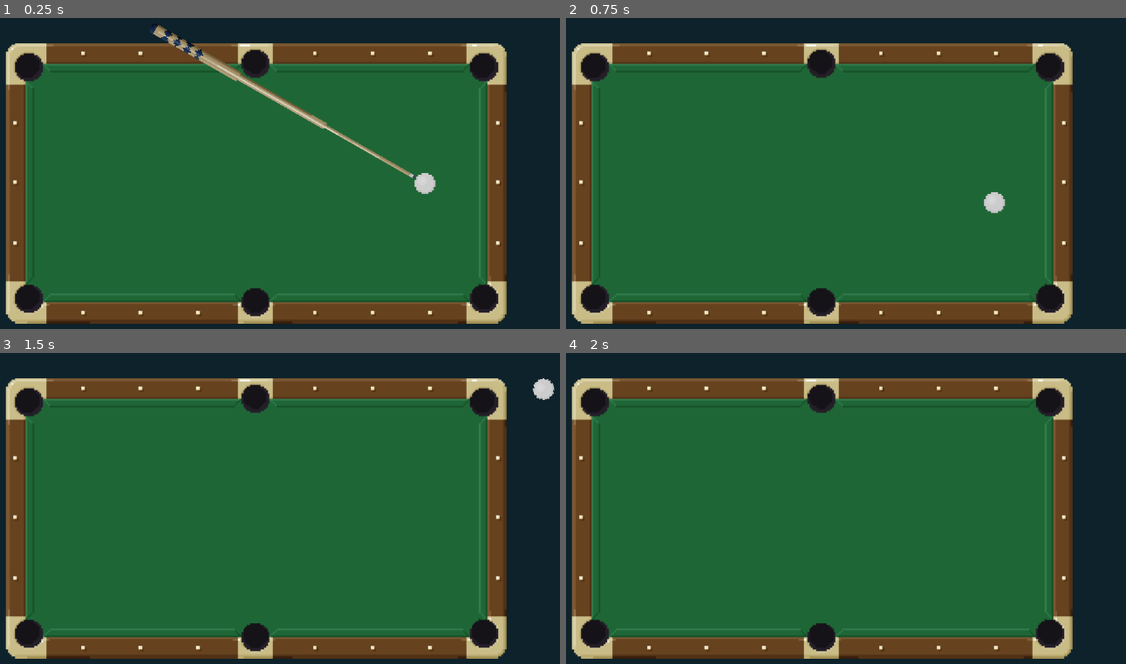
Above: before the commit, frames 1-4 (two rows, left to right).
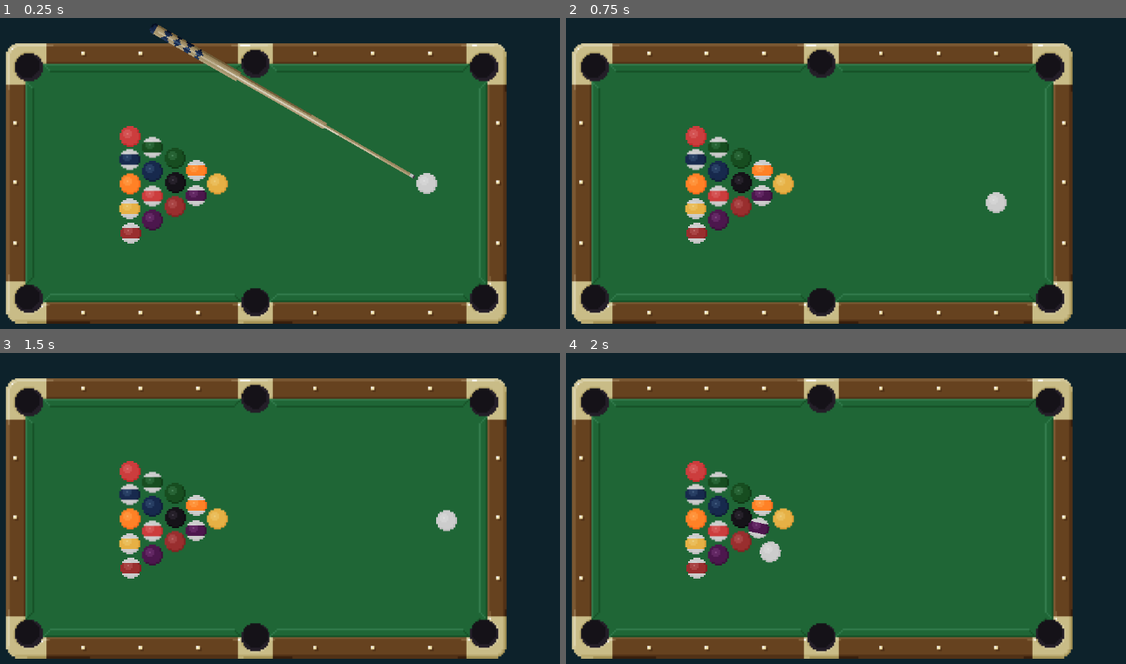
Above: after the commit, the same moments.

Repository: mamu7211/billard-game
Game: Godot game, scene res://scenes/table.tscn
Two runs of this game, one before a commit and one after it. Both use one fixed random seed, a clock stepped at 60 frames per second and the inputs below.
Inputs (mouse positions are in pixels of both pictures, inside the frame that each line leads up to):
- Up to frame 1 (0.25 s): no input
- Up to frame 2 (0.75 s): tap Enter at 0.5 s; move the mouse to (974, 95) at 0.52 s; click (974, 95) at 0.67 s
- Up to frame 3 (1.5 s): move the mouse to (117, 477) at 1.27 s; click (117, 477) at 1.42 s
- Up to frame 4 (2 s): no input

The runs differ from the first frame. In frame 1, 3.1% of the frame differs, in the area x 21-79%, y 34-73%; in frame 2, 3.1%; in frame 3, 3.4%, in the area x 21-100%, y 8-73%; in frame 4, 3.2%.

Commit message:
Adds balls.

Diff:
--- a/project/project.godot
+++ b/project/project.godot
@@ -19,6 +19,10 @@
 run/main_scene="res://scenes/table.tscn"
 config/icon="res://images/icon.png"
 
+[autoload]
+
+ball_type_enum="*res://scripts/ball_type_enum.gd"
+
 [display]
 
 window/size/width=1200
--- a/project/scenes/ball.tscn
+++ b/project/scenes/ball.tscn
@@ -1,7 +1,7 @@
 [gd_scene load_steps=5 format=2]
 
 [ext_resource path="res://scripts/ball.gd" type="Script" id=1]
-[ext_resource path="res://images/white-ball.png" type="Texture" id=2]
+[ext_resource path="res://images/ball-textures.png" type="Texture" id=2]
 
 [sub_resource type="PhysicsMaterial" id=2]
 bounce = 5.0
@@ -10,6 +10,7 @@
 radius = 20.0
 
 [node name="Node2D" type="RigidBody2D"]
+position = Vector2( 580, 390 )
 physics_material_override = SubResource( 2 )
 linear_damp = 1.0
 angular_damp = 128.0
@@ -18,6 +19,8 @@
 [node name="Sprite" type="Sprite" parent="."]
 scale = Vector2( 3, 3 )
 texture = ExtResource( 2 )
+region_enabled = true
+region_rect = Rect2( 1, 1, 14, 14 )
 
 [node name="CollisionShape2D" type="CollisionShape2D" parent="."]
 shape = SubResource( 1 )
--- a/project/scenes/table.tscn
+++ b/project/scenes/table.tscn
@@ -8,6 +8,9 @@
 
 [sub_resource type="ConvexPolygonShape2D" id=1]
 points = PoolVector2Array( 0, 0, 0, 100, 10, 110, 200, 110, 210, 100, 210, 0 )
+
+[sub_resource type="RectangleShape2D" id=2]
+extents = Vector2( 74.1643, 72.0076 )
 
 [node name="game" type="Node2D"]
 script = ExtResource( 1 )
@@ -33,6 +36,7 @@
 texture = ExtResource( 5 )
 
 [node name="wall-group" type="StaticBody2D" parent="table"]
+editor/display_folded = true
 
 [node name="CollisionShape2D" type="CollisionShape2D" parent="table/wall-group"]
 position = Vector2( -361.574, -305.396 )
@@ -90,5 +94,115 @@
 rotation = 1.5708
 shape = SubResource( 1 )
 
+[node name="hole-group" type="Area2D" parent="table"]
+editor/display_folded = true
+
+[node name="CollisionShape2D" type="CollisionShape2D" parent="table/hole-group"]
+position = Vector2( -439.678, -248.715 )
+rotation = -0.785398
+scale = Vector2( 1, 1 )
+shape = SubResource( 2 )
+
+[node name="CollisionShape2D2" type="CollisionShape2D" parent="table/hole-group"]
+position = Vector2( 436.874, 246.142 )
+rotation = -0.785398
+scale = Vector2( 1, 1 )
+shape = SubResource( 2 )
+
+[node name="CollisionShape2D3" type="CollisionShape2D" parent="table/hole-group"]
+position = Vector2( -438.78, 248.837 )
+rotation = 0.785398
+scale = Vector2( 1, 1 )
+shape = SubResource( 2 )
+
+[node name="CollisionShape2D4" type="CollisionShape2D" parent="table/hole-group"]
+position = Vector2( 432.384, -246.02 )
+rotation = 0.785398
+scale = Vector2( 1, 1 )
+shape = SubResource( 2 )
+
+[node name="CollisionShape2D5" type="CollisionShape2D" parent="table/hole-group"]
+position = Vector2( -1.40155, -280.148 )
+shape = SubResource( 2 )
+
+[node name="CollisionShape2D6" type="CollisionShape2D" parent="table/hole-group"]
+position = Vector2( 4.88519, 280.27 )
+shape = SubResource( 2 )
+
+[node name="black-ball" parent="table" instance=ExtResource( 4 )]
+position = Vector2( -142.282, -1.452 )
+type = 1
+
+[node name="ball-f-1" parent="table" instance=ExtResource( 4 )]
+position = Vector2( -70.4283, 0.738098 )
+type = 2
+number = 1
+
+[node name="ball-f-2" parent="table" instance=ExtResource( 4 )]
+position = Vector2( -181.523, -20.8511 )
+type = 2
+number = 2
+
+[node name="ball-f-3" parent="table" instance=ExtResource( 4 )]
+position = Vector2( -219.835, -80.6962 )
+type = 2
+number = 3
+
+[node name="fall-f-4" parent="table" instance=ExtResource( 4 )]
+position = Vector2( -182.028, 63.3103 )
+type = 2
+number = 4
+
+[node name="ball-f-5" parent="table" instance=ExtResource( 4 )]
+position = Vector2( -220.278, 1.37753 )
+type = 2
+number = 5
+
+[node name="ball-f-6" parent="table" instance=ExtResource( 4 )]
+position = Vector2( -143.118, -42.6593 )
+type = 2
+number = 6
+
+[node name="ball-f-7" parent="table" instance=ExtResource( 4 )]
+position = Vector2( -142.84, 40.2249 )
+type = 2
+number = 7
+
+[node name="ball-h-1" parent="table" instance=ExtResource( 4 )]
+position = Vector2( -220.85, 43.9792 )
+type = 3
+number = 1
+
+[node name="ball-h-2" parent="table" instance=ExtResource( 4 )]
+position = Vector2( -221.378, -40.7929 )
+type = 3
+number = 2
+
+[node name="ball-h-3" parent="table" instance=ExtResource( 4 )]
+position = Vector2( -181.853, 21.5098 )
+type = 3
+number = 3
+
+[node name="ball-h-4" parent="table" instance=ExtResource( 4 )]
+position = Vector2( -106.717, 21.0342 )
+type = 3
+number = 4
+
+[node name="ball-h-5" parent="table" instance=ExtResource( 4 )]
+position = Vector2( -106.201, -21.6477 )
+type = 3
+number = 5
+
+[node name="ball-h-6" parent="table" instance=ExtResource( 4 )]
+position = Vector2( -181.865, -61.9714 )
+type = 3
+number = 6
+
+[node name="ball-h-7" parent="table" instance=ExtResource( 4 )]
+position = Vector2( -218.771, 85.6163 )
+type = 3
+number = 7
+
 [connection signal="reset_sig" from="." to="table" method="_on_game_reset_sig"]
 [connection signal="shot" from="table/cue-stick" to="table" method="_on_cuestick_shot"]
+[connection signal="body_entered" from="table/hole-group" to="table" method="_on_holegroup_body_entered"]
--- a/project/scripts/ball.gd
+++ b/project/scripts/ball.gd
@@ -1,3 +1,29 @@
 extends RigidBody2D
 
 var initial_position : Vector2 = Vector2()
+
+enum BALL_TYPE {WHITE, BLACK, FULL, HALF}
+
+export(BALL_TYPE) var type = BALL_TYPE.WHITE
+export(int) var number = 0
+
+var offset : int = 0
+var sprite : Sprite
+
+func _ready():
+	if type == BALL_TYPE.WHITE:
+		number = 1
+		offset = 0
+	elif type == BALL_TYPE.BLACK:
+		number = 1
+		offset = 1
+	elif type == BALL_TYPE.FULL:
+		offset = 2
+	else:
+		offset = 9
+	if offset > 1 && number < 1 && number > 7:
+		number = 1
+	print("Created Ball: type:%s, number:%d, offset:%d" % [type,number,offset])
+	sprite = get_child(0)
+	sprite.region_rect.position = Vector2((offset+number-1)*14,1)
+	sprite.region_rect.size = Vector2(14,14)
--- a/project/scripts/table.gd
+++ b/project/scripts/table.gd
@@ -18,7 +18,6 @@
 		else:
 			cue_stick.show()
 
-
 func _on_game_reset_sig():
 	white_ball.queue_free()
 	remove_child(white_ball)
@@ -30,3 +29,8 @@
 func _on_cuestick_shot(impulse):
 	if white_ball != null:
 		white_ball.apply_impulse(Vector2(),impulse)
+
+
+func _on_holegroup_body_entered(body):
+	print("Hit hole.")
+	_on_game_reset_sig()
Binary file added: project/images/ball-textures.png
Not shown, added: project/images/ball-textures.png.import
Not shown: 1 places in project/scenes/table.tscn that only renumber resources
Not shown, changed: assets/art/table.psd
